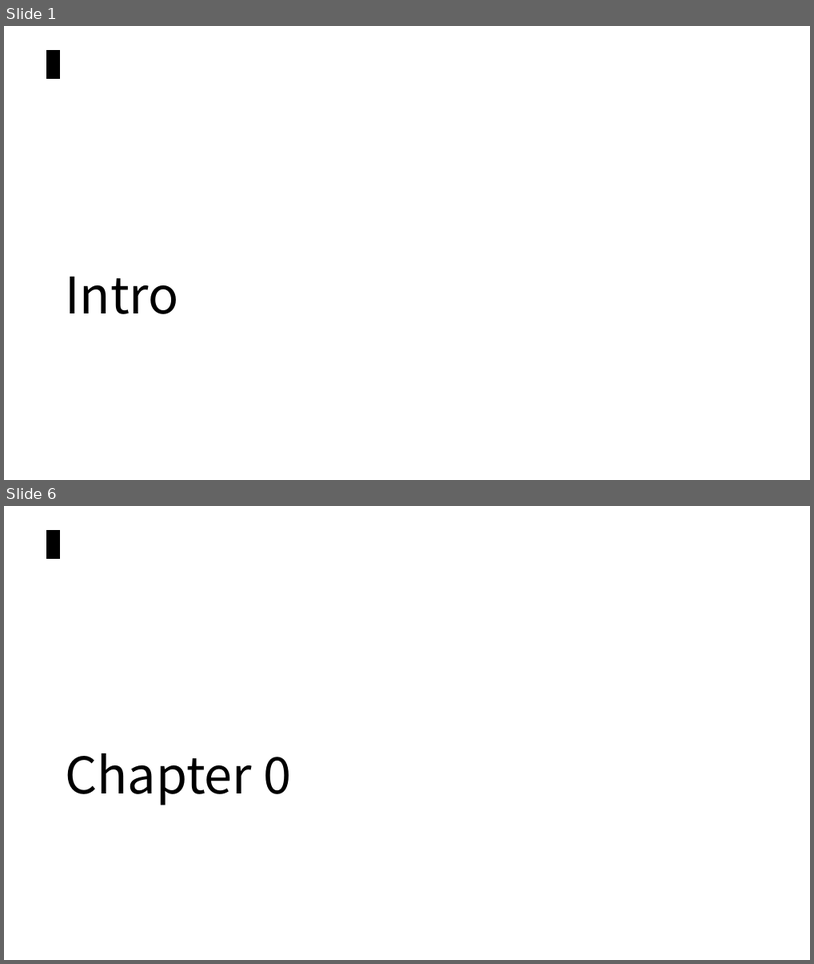
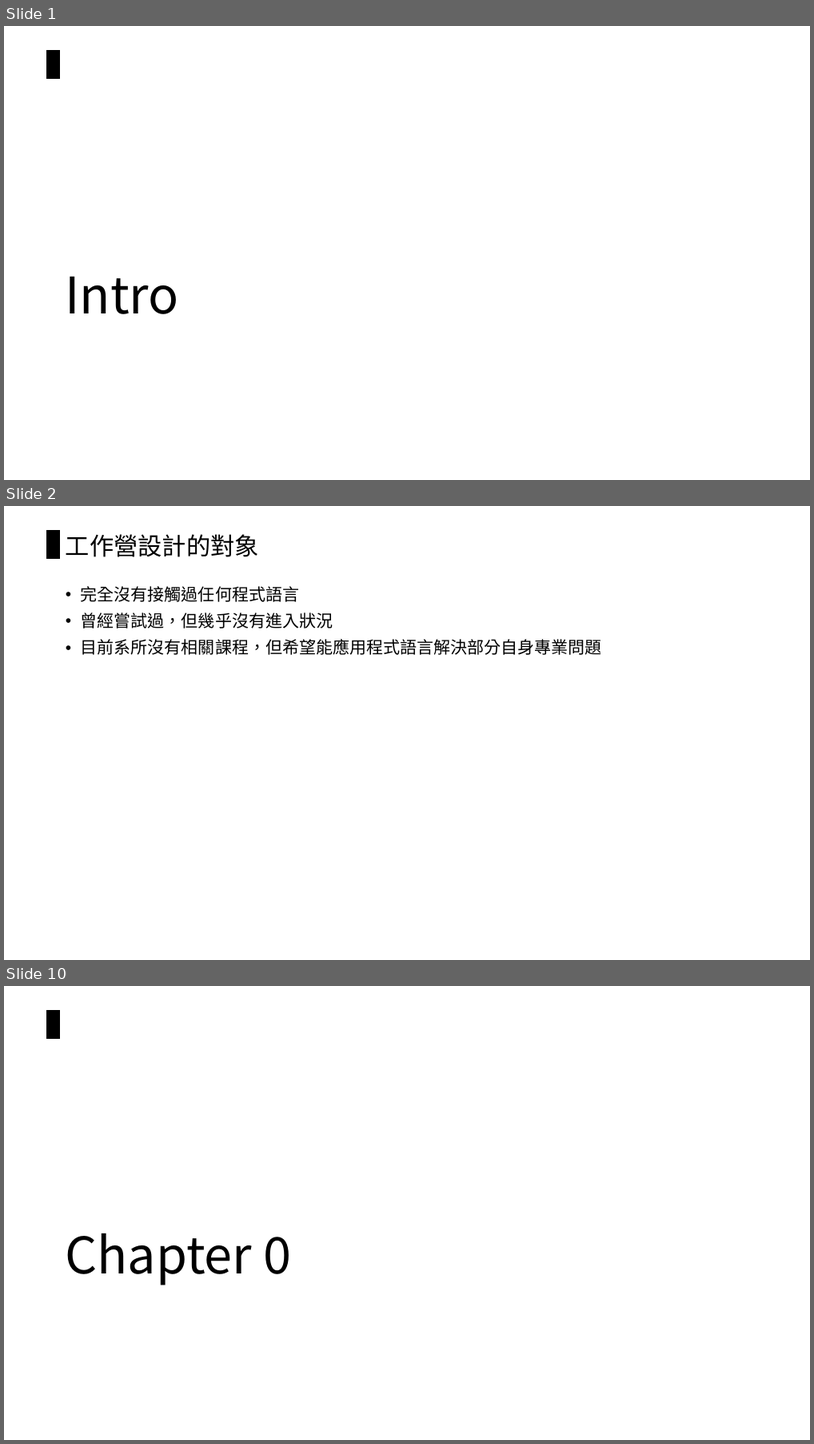
Before and after one commit to chiachin-yen/NCKU_workshop_2018, a slide deck: 2018_Eink工作營.pptx. Shown one above the other, each under a label of ours: slides 1 and 6 before the commit, slides 1, 2 and 10 after it; the slides between them are not shown. The pictures are 814x964 and 814x1444 pixels, drawn with LibreOffice and Linux fonts; fonts in the diff are those of the drawing. Boxes give left, top, right and bottom in pixels: in the first picture for what was removed or moved away, otherwise in the second. Text is boxed around its words. In the diff, an @@ line names an element or a change of style, - is before the commit and + after.

```diff
--- a/2018_Eink工作營.pptx
+++ b/2018_Eink工作營.pptx
@@ slide 2 added at (x1=4, y1=506, x2=810, y2=960), background #FFFFFF; not listed: 1 template element that a slide beside it also shows @@
@@ title added at (x1=66, y1=534, x2=259, y2=557), 28.8 pt, text #000000 @@
+工作營設計的對象
@@ text added at (x1=81, y1=586, x2=602, y2=655), 20 pt, text #000000 @@
+• 完全沒有接觸過任何程式語言
+• 曾經嘗試過，但幾乎沒有進入狀況
+• 目前系所沒有相關課程，但希望能應用程式語言解決部分自身專業問題
@@ what was slide 6 is now slide 10 @@
```
Also in this commit, not shown: 3 slides changed, 5 other slides added, 1 slide removed.
